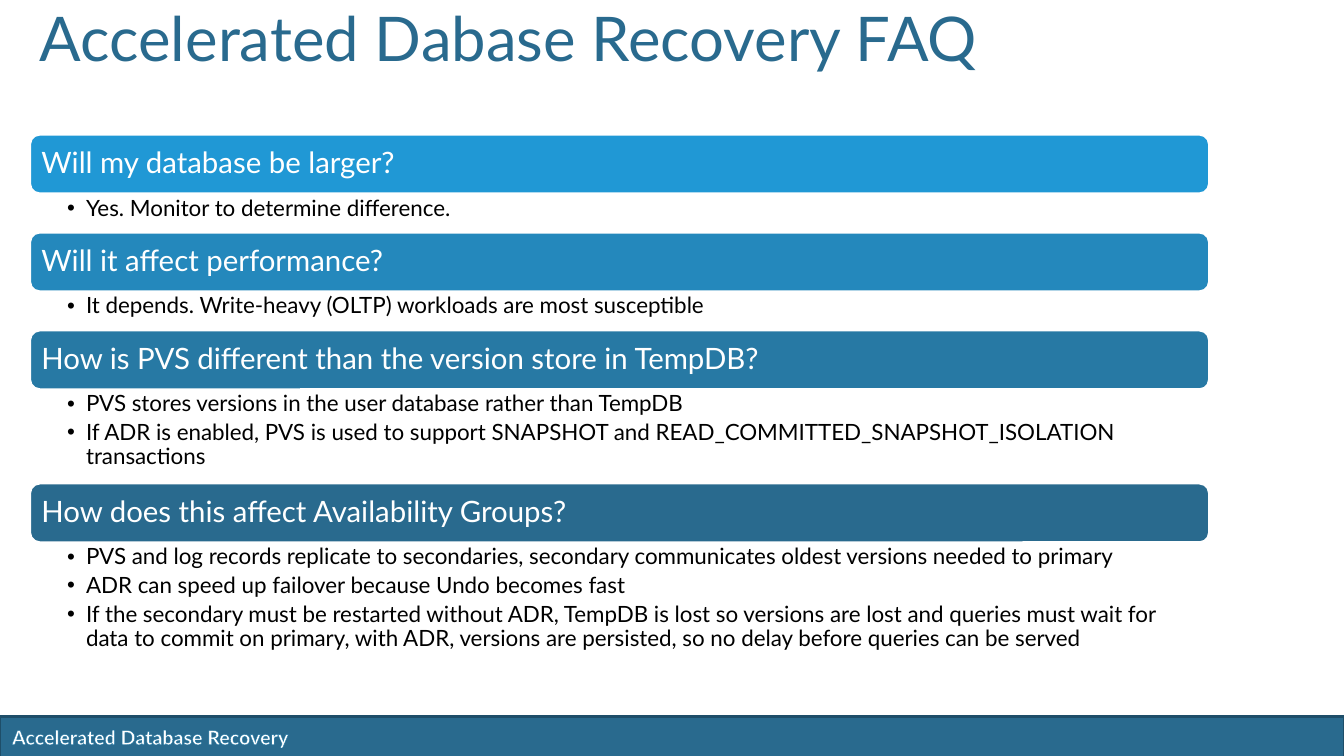
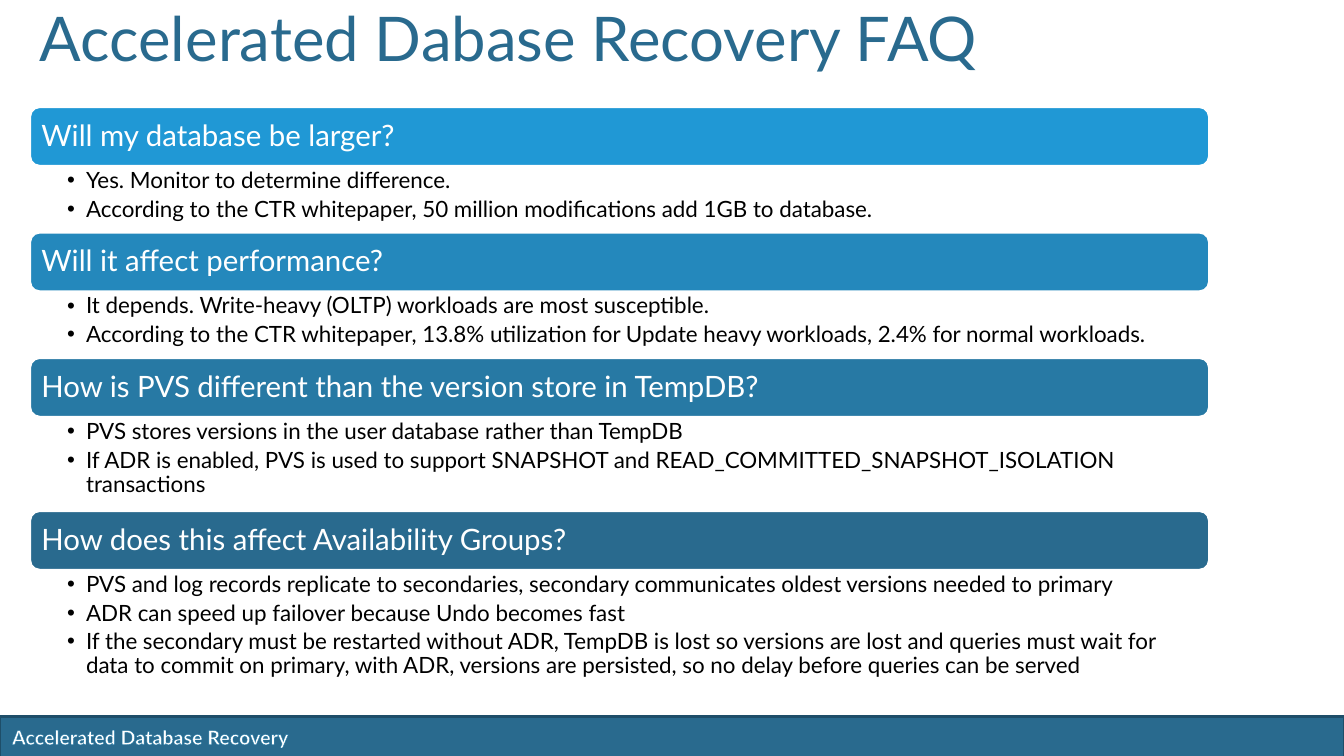
Before and after one commit to SQLMCT/SQL_Performance_Tuning, a slide deck: slide 15 of Accelerated_Database_Recovery/JD_Accelerated_Database_Recovery.pptx (slide 13 before the commit). Drawn at 1344x756 pixels with LibreOffice and Linux fonts; fonts in the diff are those of the drawing; background and template pictures are left out. Boxes give left, top, right and bottom in pixels: in the first picture for what was removed or moved away, otherwise in the second. Text is boxed around its words. In the diff, an @@ line names an element or a change of style, - is before the commit and + after.

```diff
--- a/Accelerated_Database_Recovery/JD_Accelerated_Database_Recovery.pptx
+++ b/Accelerated_Database_Recovery/JD_Accelerated_Database_Recovery.pptx
@@ rounded rectangle: place and size @@
-rounded rectangle at box(29, 134, 1209, 194)
+rounded rectangle at box(29, 107, 1209, 166)
@@ text "Will my database be larger?": place and size @@
-text "Will my database be larger?" at box(41, 151, 394, 179)
+text "Will my database be larger?" at box(41, 124, 394, 151)
@@ text "Yes. Monitor to determine difference.": place and size @@
-text "Yes. Monitor to determine difference." at box(86, 199, 451, 216)
+text "Yes. Monitor to determine difference." at box(86, 171, 872, 221)
@@ text at box(86, 200, 872, 221): paragraph added @@
+  • According to the CTR whitepaper, 50 million modifications add 1GB to database.
@@ text at box(86, 296, 1145, 346): text changed @@
-  • It depends. Write-heavy (OLTP) workloads are most susceptible
+  • It depends. Write-heavy (OLTP) workloads are most susceptible.
+  • According to the CTR whitepaper, 13.8% utilization for Update heavy workloads, 2.4% for normal workloads.
@@ text "PVS stores versions in the ...": place and size @@
-text "PVS stores versions in the ..." at box(86, 394, 1115, 464)
+text "PVS stores versions in the ..." at box(86, 422, 1115, 492)
@@ 3 texts, 2 rounded rectangles: place and size @@
-3 texts, 2 rounded rectangles at box(29, 330, 1209, 650)
+3 texts, 2 rounded rectangles at box(29, 358, 1209, 677)
```
Also in this commit, not shown: 4 other slides changed, 1 slide added, 3 other files.
